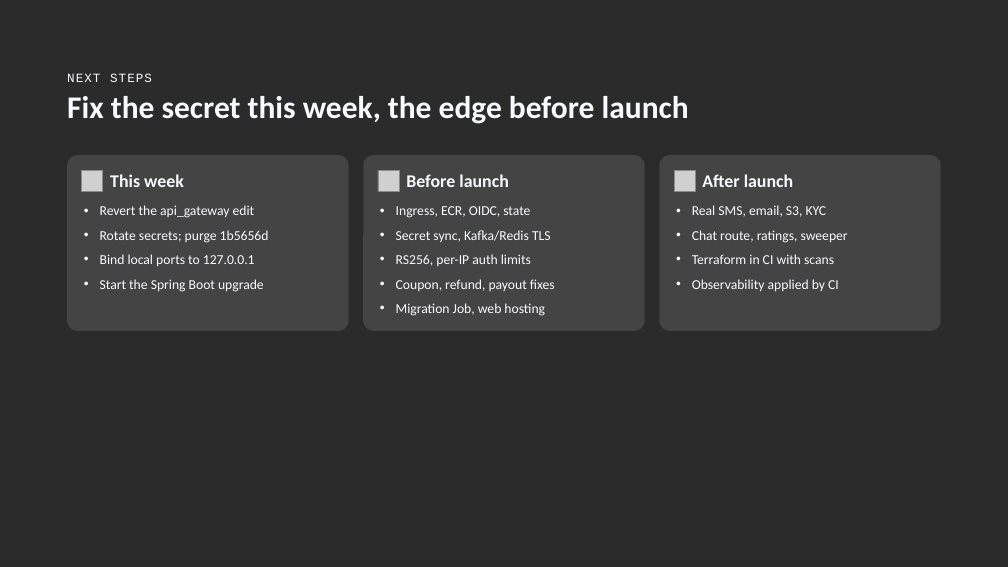
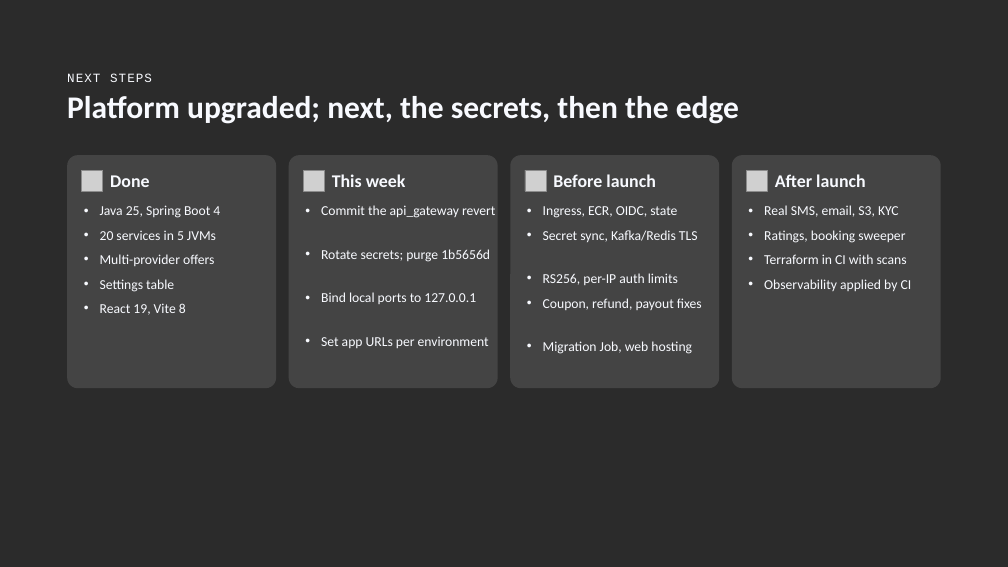
Before and after one commit to KripaGIT009/home-fix, a slide deck: slide 38 of docs/HomeFix_Design_Deck.pptx (slide 33 before the commit). Drawn at 1008x567 pixels with LibreOffice and Linux fonts; fonts in the diff are those of the drawing; grey boxes stand for pictures; background and template pictures are left out; a plain dark background stands for a picture behind light text. Boxes give left, top, right and bottom in pixels: in the first picture for what was removed or moved away, otherwise in the second. Text is boxed around its words. In the diff, an @@ line names an element or a change of style, - is before the commit and + after.

```diff
--- a/docs/HomeFix_Design_Deck.pptx
+++ b/docs/HomeFix_Design_Deck.pptx
@@ text at bbox=[67, 96, 739, 124]: text changed @@
-Fix the secret this week, the edge before launch
+Platform upgraded; next, the secrets, then the edge
@@ rounded rectangle: place and size @@
-rounded rectangle at bbox=[67, 155, 349, 330]
+rounded rectangle at bbox=[67, 155, 276, 388]
@@ text added at bbox=[110, 175, 149, 187], 17 pt, text #F8FAFF, bold @@
+Done
@@ proportions changed in 3 elements at bbox=[67, 155, 276, 388], bbox=[510, 155, 719, 388], bbox=[289, 155, 498, 388] @@
@@ rounded rectangle: place and size @@
-rounded rectangle at bbox=[364, 155, 645, 330]
+rounded rectangle at bbox=[289, 155, 498, 388]
@@ picture added at bbox=[303, 170, 324, 191] @@
@@ text "This week": place and size @@
-text "This week" at bbox=[110, 174, 184, 187]
+text "This week" at bbox=[332, 174, 406, 187]
@@ rounded rectangle: place and size @@
-rounded rectangle at bbox=[659, 155, 941, 330]
+rounded rectangle at bbox=[510, 155, 719, 388]
@@ picture: place and size @@
-picture at bbox=[378, 170, 399, 191]
+picture at bbox=[525, 170, 546, 191]
@@ text "Before launch": place and size @@
-text "Before launch" at bbox=[406, 174, 508, 187]
+text "Before launch" at bbox=[553, 174, 655, 187]
@@ rounded rectangle added at bbox=[732, 155, 941, 388], fill #FFFFFF at 12% opacity @@
@@ picture: place and size @@
-picture at bbox=[675, 170, 696, 191]
+picture at bbox=[746, 170, 768, 191]
@@ text "After launch": place and size @@
-text "After launch" at bbox=[702, 174, 793, 187]
+text "After launch" at bbox=[775, 174, 865, 187]
@@ text at bbox=[100, 205, 220, 218]: text changed @@
-• Revert the api_gateway edit
+• Java 25, Spring Boot 4
@@ text added at bbox=[321, 205, 495, 218], 13 pt, text #F8FAFF @@
+• Commit the api_gateway revert
@@ text "Ingress, ECR, OIDC, state": place and size @@
-text "Ingress, ECR, OIDC, state" at bbox=[396, 206, 530, 218]
+text "Ingress, ECR, OIDC, state" at bbox=[543, 206, 677, 218]
@@ text "Real SMS, email, S3, KYC": place and size @@
-text "Real SMS, email, S3, KYC" at bbox=[692, 205, 827, 217]
+text "Real SMS, email, S3, KYC" at bbox=[764, 205, 899, 217]
@@ text added at bbox=[100, 231, 216, 240], 13 pt, text #F8FAFF @@
+• 20 services in 5 JVMs
@@ text "Secret sync, Kafka/Redis TLS": place and size @@
-text "Secret sync, Kafka/Redis TLS" at bbox=[396, 230, 551, 242]
+text "Secret sync, Kafka/Redis TLS" at bbox=[543, 230, 698, 242]
@@ text at bbox=[764, 230, 905, 243]: text changed @@
-• Chat route, ratings, sweeper
+• Ratings, booking sweeper
@@ text added at bbox=[100, 254, 214, 266], 13 pt, text #F8FAFF @@
+• Multi-provider offers
@@ text "Rotate secrets; purge 1b5656d": place and size @@
-text "Rotate secrets; purge 1b5656d" at bbox=[100, 230, 269, 243]
+text "Rotate secrets; purge 1b5656d" at bbox=[321, 249, 490, 262]
@@ text "RS256, per-IP auth limits": place and size @@
-text "RS256, per-IP auth limits" at bbox=[396, 254, 531, 266]
+text "RS256, per-IP auth limits" at bbox=[543, 273, 678, 285]
@@ text "Terraform in CI with scans": place and size @@
-text "Terraform in CI with scans" at bbox=[692, 254, 834, 264]
+text "Terraform in CI with scans" at bbox=[764, 254, 907, 264]
@@ text at bbox=[100, 279, 174, 292]: text changed @@
-• Start the Spring Boot upgrade
+• Settings table
@@ text "Bind local ports to 127.0.0.1": place and size @@
-text "Bind local ports to 127.0.0.1" at bbox=[100, 254, 255, 266]
+text "Bind local ports to 127.0.0.1" at bbox=[321, 292, 476, 304]
@@ text "Coupon, refund, payout fixes": place and size @@
-text "Coupon, refund, payout fixes" at bbox=[396, 279, 555, 291]
+text "Coupon, refund, payout fixes" at bbox=[543, 298, 702, 310]
@@ text "Observability applied by CI": place and size @@
-text "Observability applied by CI" at bbox=[692, 279, 839, 291]
+text "Observability applied by CI" at bbox=[764, 279, 912, 291]
@@ text added at bbox=[100, 303, 186, 315], 13 pt, text #F8FAFF @@
+• React 19, Vite 8
@@ text added at bbox=[321, 337, 489, 348], 13 pt, text #F8FAFF @@
+• Set app URLs per environment
@@ text "Migration Job, web hosting": place and size @@
-text "Migration Job, web hosting" at bbox=[396, 303, 545, 316]
+text "Migration Job, web hosting" at bbox=[543, 341, 692, 354]
```
Also in this commit, not shown: 26 other slides changed, 7 slides added, 2 slides removed, 8 other files.
